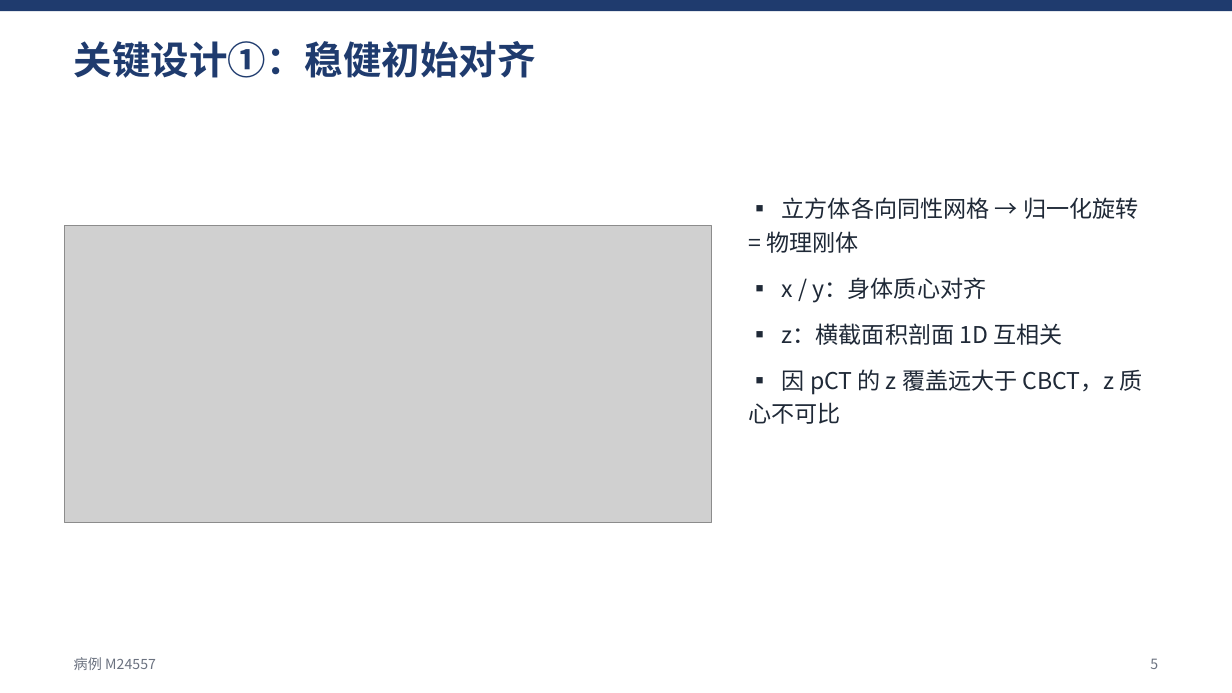
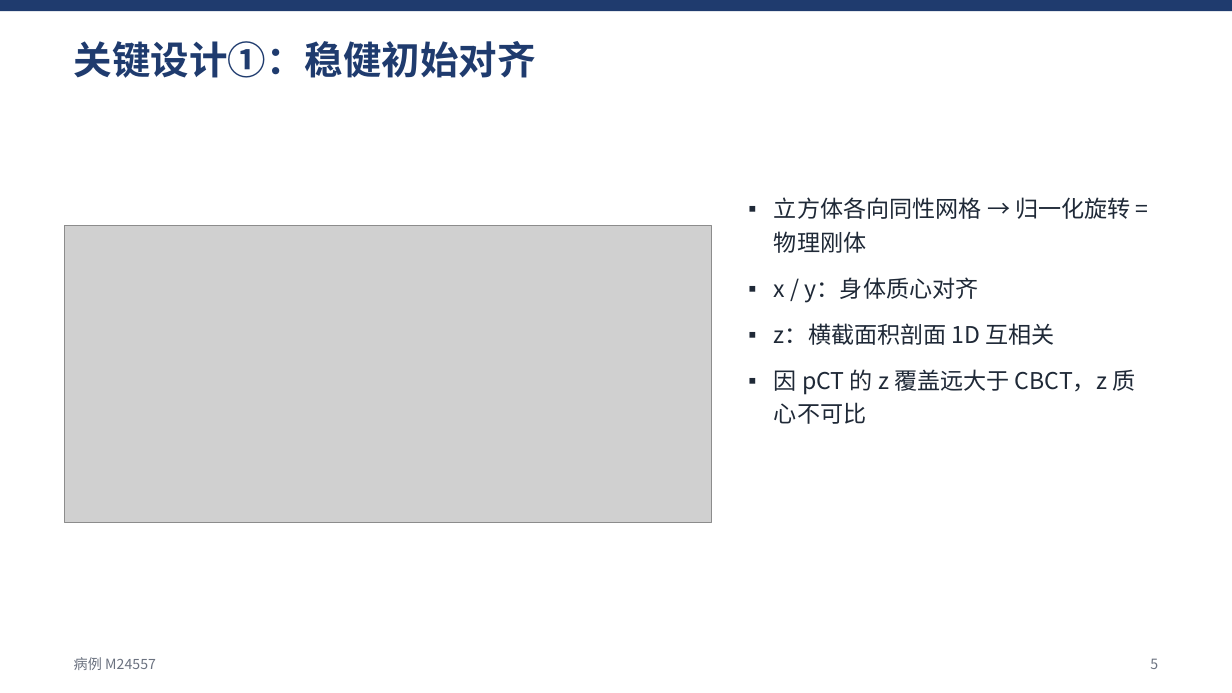
Before and after one commit to develop-yang/Task, a slide deck: slide 5 of results_sample/CBCT_pCT_配准汇报.pptx. Drawn at 1232x693 pixels with LibreOffice and Linux fonts; fonts in the diff are those of the drawing; grey boxes stand for pictures. Boxes give left, top, right and bottom in pixels: in the first picture for what was removed or moved away, otherwise in the second. Text is boxed around its words. In the diff, an @@ line names an element or a change of style, - is before the commit and + after.

```diff
--- a/results_sample/CBCT_pCT_配准汇报.pptx
+++ b/results_sample/CBCT_pCT_配准汇报.pptx
@@ text at (774,197,1135,424): text changed @@
-▪ 立方体各向同性网格 → 归一化旋转 = 物理刚体
-▪ x / y：身体质心对齐
-▪ z：横截面积剖面 1D 互相关
-▪ 因 pCT 的 z 覆盖远大于 CBCT，z 质心不可比
+▪ 立方体各向同性网格 → 归一化旋转 = 物理刚体
+▪ x / y：身体质心对齐
+▪ z：横截面积剖面 1D 互相关
+▪ 因 pCT 的 z 覆盖远大于 CBCT，z 质心不可比
```
Also in this commit, not shown: 8 other slides changed, 3 other files.
